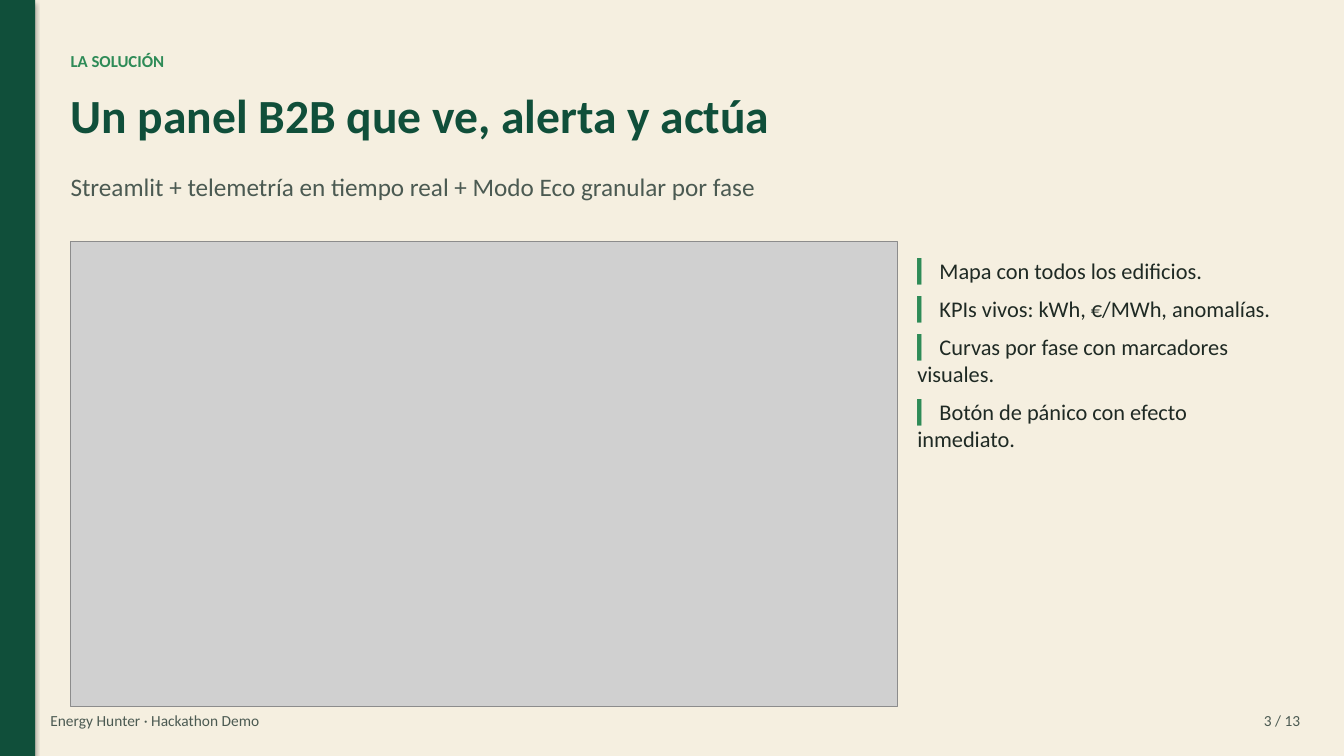
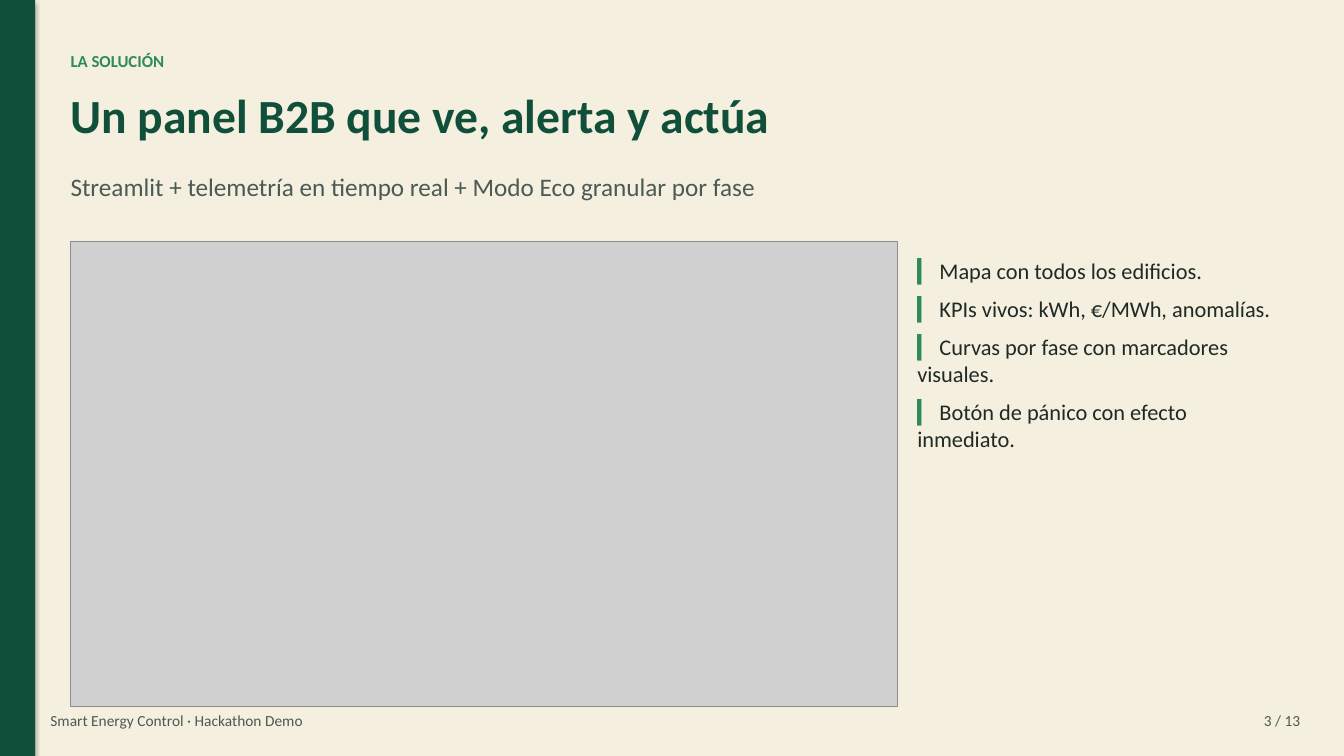
Before and after one commit to oscarbvw/hackatonrojo, a slide deck: slide 3 of presentations/energy_hunter_pitch.pptx. Drawn at 1344x756 pixels with LibreOffice and Linux fonts; fonts in the diff are those of the drawing; grey boxes stand for pictures. Boxes give left, top, right and bottom in pixels: in the first picture for what was removed or moved away, otherwise in the second. Text is boxed around its words. In the diff, an @@ line names an element or a change of style, - is before the commit and + after.

```diff
--- a/presentations/energy_hunter_pitch.pptx
+++ b/presentations/energy_hunter_pitch.pptx
@@ text at [50,715,303,729]: text changed @@
-Energy Hunter · Hackathon Demo
+Smart Energy Control · Hackathon Demo
```
Also in this commit, not shown: 12 other slides changed, 7 other files.
